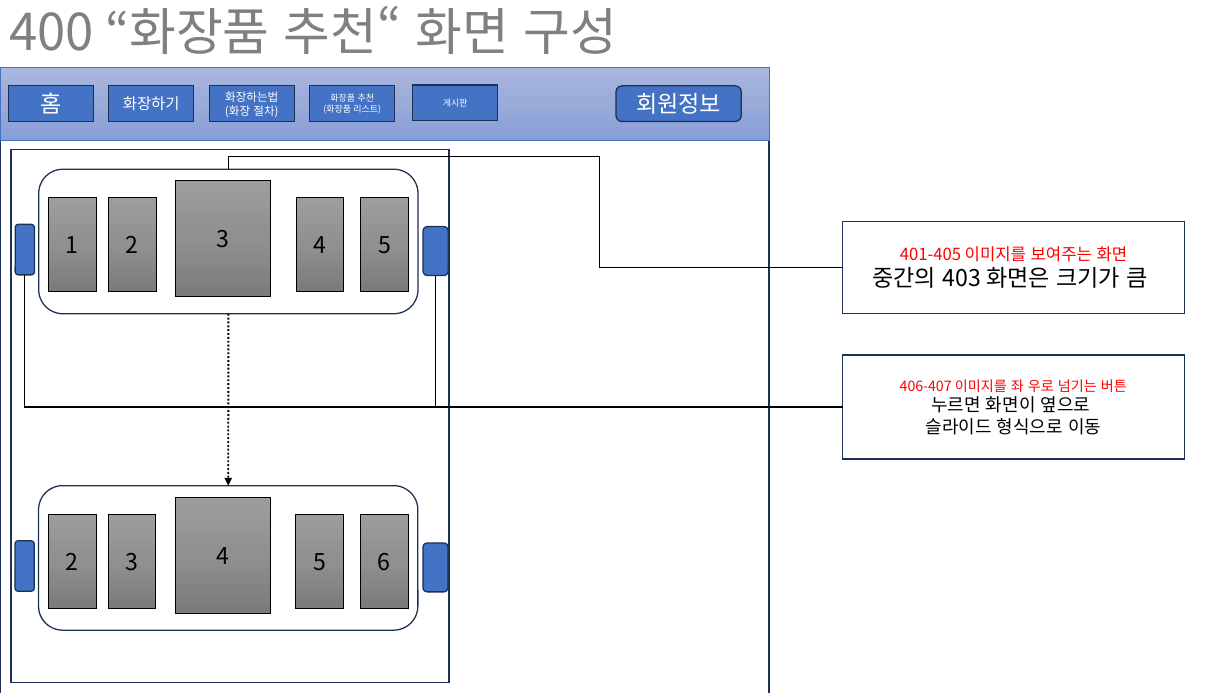
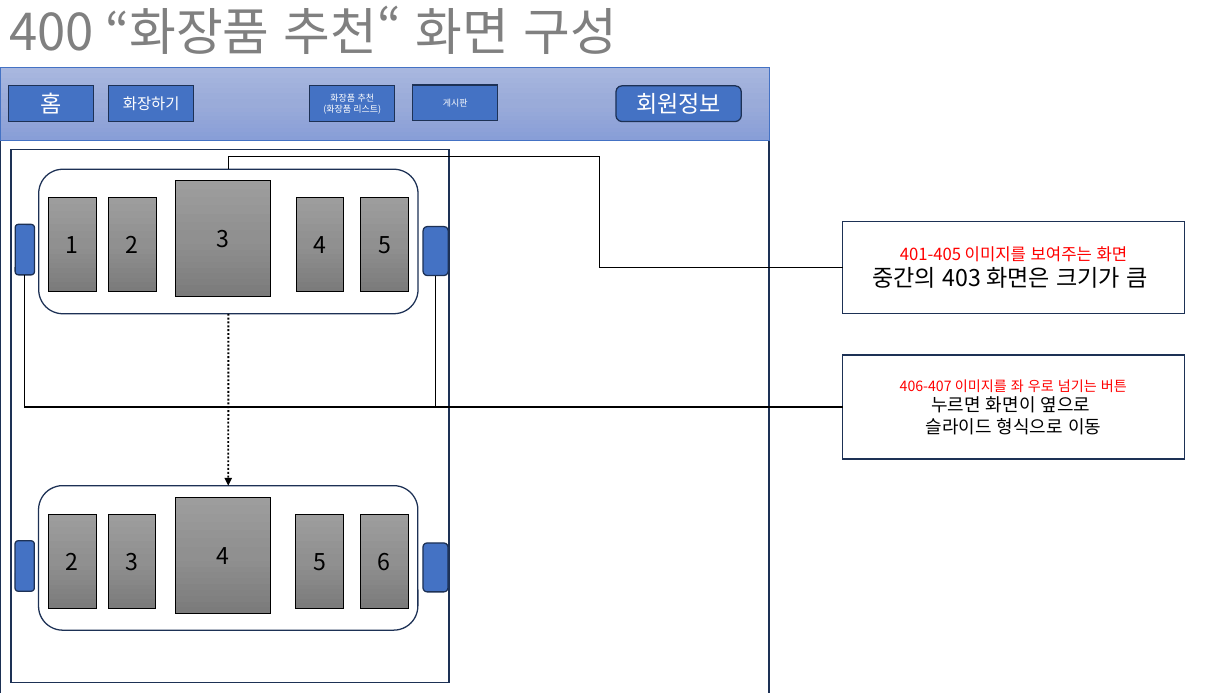
Before and after one commit to hosunghyun/Smart_Makeup_Web, a slide deck: slide 4 of UI프로토타입.pptx (slide 5 before the commit). Drawn at 1232x693 pixels with LibreOffice and Linux fonts; fonts in the diff are those of the drawing. Boxes give left, top, right and bottom in pixels: in the first picture for what was removed or moved away, otherwise in the second. Text is boxed around its words. In the diff, an @@ line names an element or a change of style, - is before the commit and + after.

```diff
--- a/UI프로토타입.pptx
+++ b/UI프로토타입.pptx
@@ rectangle removed at bbox=[209, 86, 294, 122] @@
-화장하는법
-(화장 절차)
```
Also in this commit, not shown: 8 other slides changed, 2 slides removed.
